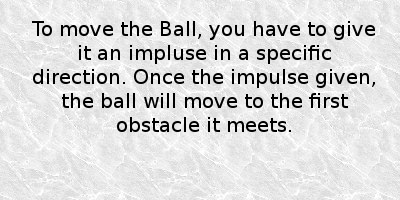
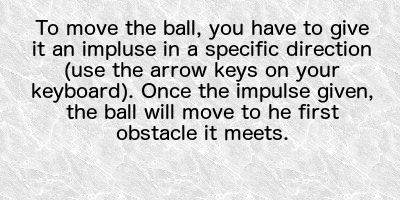
Layer changes from the first 400px x 200px image to the second:
renamed "To move the Ball, you have to ..." to "To move the ball, you have to ...", painted on it over bbox(32, 20, 375, 141)
